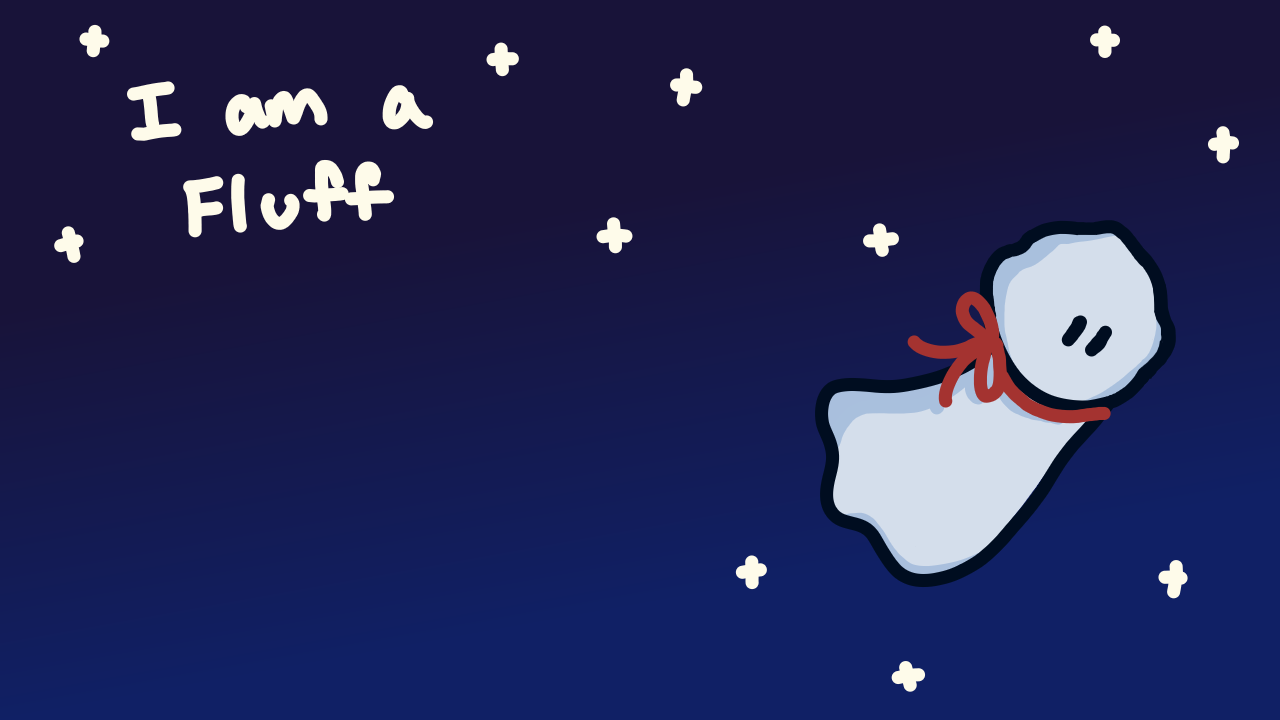
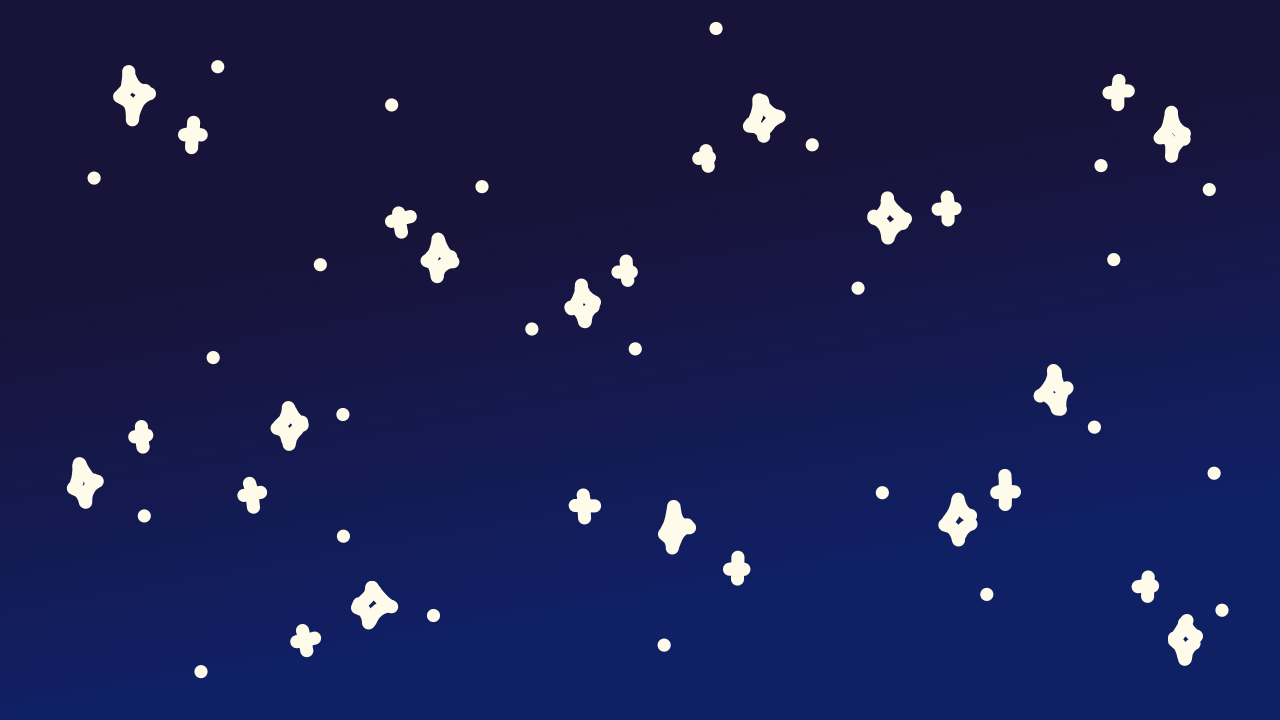
Layered file, before and after one edit (1280x720). Changes by layer:
hid group "Group 8" (4 layers) over (x1=768, y1=128, x2=1216, y2=640)
hid "Paint Layer 6" over (x1=54, y1=21, x2=1239, y2=692)
added layer "Paint Layer 12" in group "title" over (x1=64, y1=21, x2=1239, y2=692)
